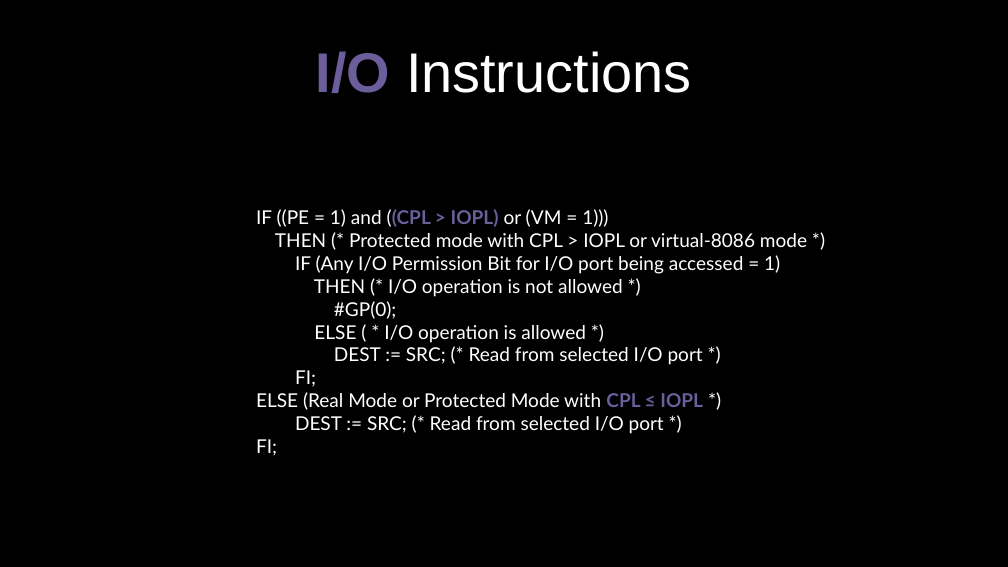
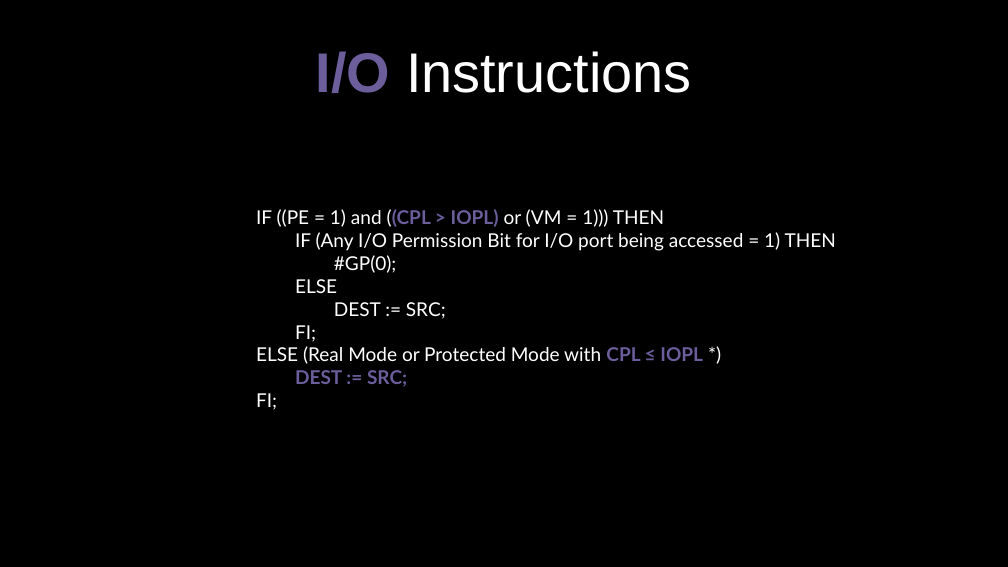
Before and after one commit to 0x0000z3r0/bios, a slide deck: slide 5 of docs/paper/BIOS.odp. Drawn at 1008x567 pixels with LibreOffice and Linux fonts; fonts in the diff are those of the drawing. Boxes give left, top, right and bottom in pixels: in the first picture for what was removed or moved away, otherwise in the second. Text is boxed around its words. In the diff, an @@ line names an element or a change of style, - is before the commit and + after.

Commit message:
Z0: updated the ODP file

```diff
--- a/docs/paper/BIOS.odp
+++ b/docs/paper/BIOS.odp
@@ subtitle at [256, 209, 836, 251]: text changed @@
-IF ((PE = 1) and ((CPL > IOPL) or (VM = 1)))
-THEN (* Protected mode with CPL > IOPL or virtual-8086 mode *)
-IF (Any I/O Permission Bit for I/O port being accessed = 1)
-THEN (* I/O operation is not allowed *)
+IF ((PE = 1) and ((CPL > IOPL) or (VM = 1))) THEN
+IF (Any I/O Permission Bit for I/O port being accessed = 1) THEN
@@ subtitle at [295, 279, 446, 319]: text changed @@
-ELSE ( * I/O operation is allowed *)
-DEST := SRC; (* Read from selected I/O port *)
+ELSE
+DEST := SRC;
@@ subtitle at [295, 370, 407, 387]: text changed; text colour #FFFFFF to #6B5E9B; bold on @@
-DEST := SRC; (* Read from selected I/O port *)
+DEST := SRC;
```
Also in this commit, not shown: 4 other slides changed, 15 slides added.
